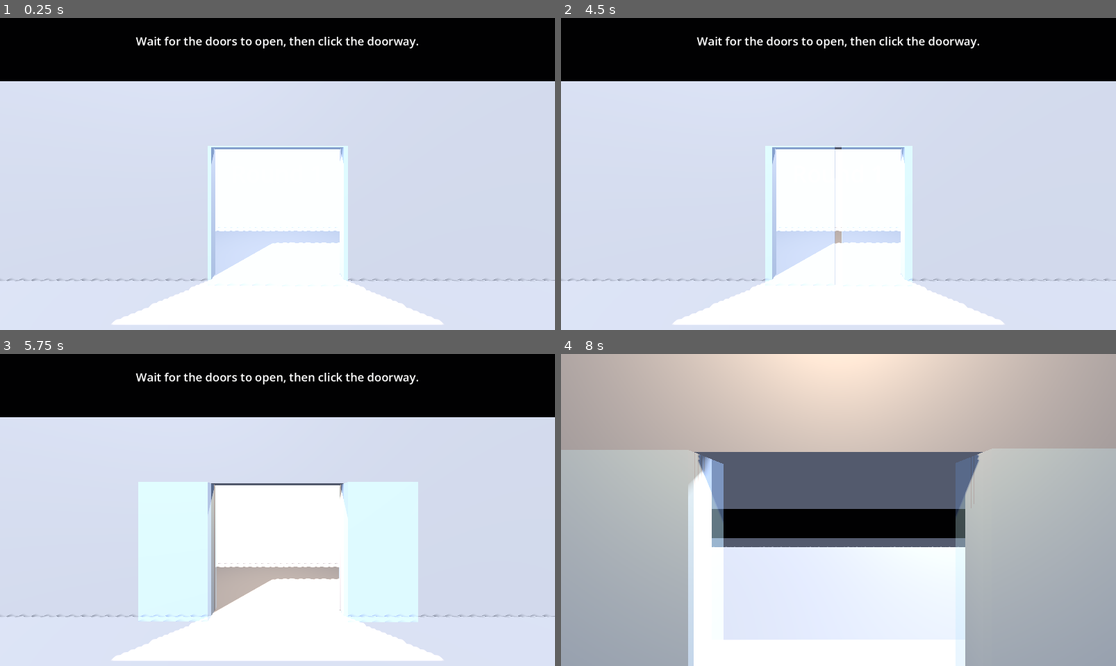
Above: before the commit, frames 1-4 (two rows, left to right).
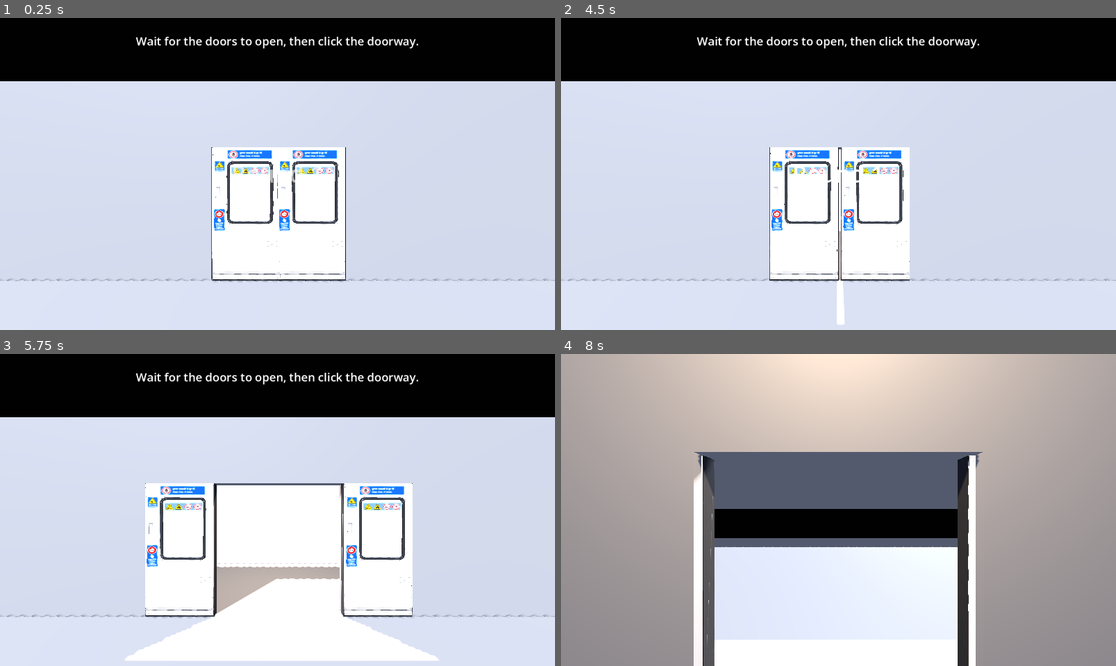
Above: after the commit, the same moments.

Repository: Vaibhav-hub123/DoorGambler
Game: Godot game, scene res://scenes/main.tscn
Two runs of this game, one before a commit and one after it. Both use one fixed random seed, a clock stepped at 60 frames per second and the inputs below.
Inputs (mouse positions are in pixels of both pictures, inside the frame that each line leads up to):
- Up to frame 1 (0.25 s): no input
- Up to frame 2 (4.5 s): move the mouse to (810, 236) at 0.52 s; click (810, 236) at 0.67 s; tap Enter at 1.25, 2, 2.75 s; move the mouse to (1005, 220) at 1.27 s; click (1005, 220) at 1.42 s; move the mouse to (672, 127) at 2.02 s; click (672, 127) at 2.17 s; move the mouse to (866, 174) at 2.77 s; click (866, 174) at 2.92 s; move the mouse to (755, 96) at 3.52 s; click (755, 96) at 3.67 s; tap Space at 4.25 s; move the mouse to (960, 158) at 4.27 s; click (960, 158) at 4.42 s
- Up to frame 3 (5.75 s): move the mouse to (166, 525) at 5.02 s; click (166, 525) at 5.17 s
- Up to frame 4 (8 s): tap Enter at 5.75 s; move the mouse to (894, 441) at 5.77 s; click (894, 441) at 5.92 s; tap Space at 6.5 s; move the mouse to (810, 572) at 6.52 s; click (810, 572) at 6.67 s; move the mouse to (1005, 556) at 7.27 s; click (1005, 556) at 7.42 s

The runs differ from the first frame. In frame 1, 11% of the frame differs, in the area x 20-80%, y 40-99%; in frame 2, 11%; in frame 3, 12%; in frame 4, 39%, in the area x 0-100%, y 30-100%.

Commit message:
something

Diff:
--- a/main.gd
+++ b/main.gd
@@ -56,12 +56,11 @@
 @export_group("Fault (round 2)")
 @export var fault_cycles_min := 5         # open+close cycles, picked once per run
 @export var fault_cycles_max := 10
-@export var fault_start_delay := 1.0
-@export var fault_move_time := 0.35       # fast doors
-@export var fault_open_min := 0.7
+@export var fault_start_delay := 1.0      # extra pause before the first cycle
+@export var fault_closed_min := 0.4       # doors stay shut for a random time in this range
+@export var fault_closed_max := 1.2
+@export var fault_open_min := 0.7         # ...and stay open for a random time in this range
 @export var fault_open_max := 1.5
-@export var fault_closed_min := 0.4
-@export var fault_closed_max := 1.2
 
 @onready var camera: Camera3D = $Camera3D
 @onready var train: Node3D = $Train
@@ -88,6 +87,7 @@
 var fault_cycles_left: int = 0
 var fault_over: bool = false              # the last cycle is done; waiting for the player to land
 var walk_tween: Tween
+var fault_tween: Tween
 var banner_tween: Tween
 var tunnel: Node3D
 var tunnel_lights: Array[MeshInstance3D] = []
@@ -123,14 +123,13 @@
 			run_door_cycle(delta)
 			check_doorway_crush()
 		Phase.FAULT:
-			if not fault_over:
-				run_door_cycle(delta)
-			check_doorway_crush()
+			check_doorway_crush()   # the fault doors run on their own tween
 		Phase.RIDING:
 			scroll_tunnel(delta)
 
 
 # ---------------------------------------------------------------- doors
+# The normal door cycle: closed, opening, open, closing, repeat.
 
 func run_door_cycle(delta: float) -> void:
 	door_timer -= delta
@@ -142,43 +141,27 @@
 	match door_state:
 		Door.CLOSED:
 			door_state = Door.OPENING
-			door_timer = move_time()
-			slide_doors(true, move_time())
+			door_timer = door_move_time
+			slide_doors(true)
 		Door.OPENING:
 			door_state = Door.OPEN
 			door_timer = open_hold()
 		Door.OPEN:
 			door_state = Door.CLOSING
-			door_timer = move_time()
-			slide_doors(false, move_time())
+			door_timer = door_move_time
+			slide_doors(false)
 		Door.CLOSING:
 			door_state = Door.CLOSED
-			door_timer = closed_hold()
+			door_timer = closed_time
+			# Doors just shut after the player boarded: the train leaves.
 			if phase == Phase.LEAVING:
-				# Doors just shut after the player boarded: the train leaves.
 				begin_departure()
-			elif phase == Phase.FAULT:
-				_on_fault_cycle_done()
-
-
-# The same door machine runs every phase. Only the timings change.
-
-func move_time() -> float:
-	return fault_move_time if phase == Phase.FAULT else door_move_time
 
 
 func open_hold() -> float:
 	if phase == Phase.LEAVING:
 		return leave_close_delay   # the player is aboard: close up quickly
-	if phase == Phase.FAULT:
-		return randf_range(fault_open_min, fault_open_max)
 	return randf_range(open_time_min, open_time_max)
-
-
-func closed_hold() -> float:
-	if phase == Phase.FAULT:
-		return randf_range(fault_closed_min, fault_closed_max)
-	return closed_time
 
 
 func slide_doors(open: bool, duration: float = -1.0) -> void:
@@ -459,22 +442,51 @@
 
 
 # ---------------------------------------------------------------- fault
-# Round 2, part 3: the doors open and close at random, 5 to 10 times. The
-# player can cross out and back in. After the last close the train leaves,
-# so the player must be aboard.
+# Round 2, part 3: the doors misbehave at random, 5 to 10 cycles. The player
+# can cross out and back in. After the last close the train leaves, so the
+# player must be aboard.
+#
+# Opening and closing motion stays consistent. Only the closed and open waits
+# vary, so the player cannot predict when the next movement will begin.
 
 func begin_fault() -> void:
 	phase = Phase.FAULT
 	fault_over = false
 	fault_cycles_left = randi_range(fault_cycles_min, fault_cycles_max)
 	door_state = Door.CLOSED
-	door_timer = fault_start_delay
 	update_label("Crossings: %d" % crossings)
+	_run_fault_cycle(fault_start_delay)
+
+
+func _run_fault_cycle(extra_wait: float = 0.0) -> void:
+	fault_tween = create_tween()
+	var t := fault_tween
+
+	# Shut for a random time.
+	t.tween_interval(extra_wait + randf_range(fault_closed_min, fault_closed_max))
+
+	# The doors always open fully at the normal, fixed movement speed.
+	_door_step(t, 1.0)
+	t.tween_interval(randf_range(fault_open_min, fault_open_max))
+
+	# Close fully at the same fixed movement speed.
+	_door_step(t, 0.0)
+	t.tween_callback(_on_fault_cycle_done)
+
+
+func _door_step(t: Tween, width: float) -> void:
+	# width: 0.0 = shut, 1.0 = fully open. Travel duration is always fixed.
+	t.tween_property(door_left, "position:x", lerpf(left_closed_x, left_open_x, width), door_move_time)
+	t.parallel().tween_property(door_right, "position:x", lerpf(right_closed_x, right_open_x, width), door_move_time)
 
 
 func _on_fault_cycle_done() -> void:
+	if failed:
+		return
 	fault_cycles_left -= 1
-	if fault_cycles_left <= 0:
+	if fault_cycles_left > 0:
+		_run_fault_cycle()
+	else:
 		fault_over = true
 		resolve_fault()
 
@@ -561,6 +573,9 @@
 	is_moving = false
 	if walk_tween and walk_tween.is_valid():
 		walk_tween.kill()
+	# Stop the fault doors too, or they would keep cycling behind the retry screen.
+	if fault_tween and fault_tween.is_valid():
+		fault_tween.kill()
 	update_label("%s  Crossings: %d" % [reason, crossings] + char(10) + "Click to retry")
 
 
--- a/scenes/main.tscn
+++ b/scenes/main.tscn
@@ -1,6 +1,7 @@
 [gd_scene format=3 uid="uid://cq521dy65wn1r"]
 
-[ext_resource type="Script" path="res://main.gd" id="1_o5qli"]
+[ext_resource type="Script" uid="uid://csuu0xqwrrtbb" path="res://main.gd" id="1_o5qli"]
+[ext_resource type="PackedScene" uid="uid://cbggxfvol8bej" path="res://assets/Meshy_AI_MetroRightDoorLowPoly_20261114_texture_fbx/Meshy_AI_MetroRightDoorLowPoly_20261114_texture_fbx/Meshy_AI_MetroRightDoorLowPoly_20261114_texture.fbx" id="2_right_door_model"]
 
 [sub_resource type="Environment" id="Environment_main"]
 background_mode = 1
@@ -23,13 +24,6 @@
 
 [sub_resource type="BoxMesh" id="BoxMesh_back"]
 size = Vector3(10, 3, 0.2)
-
-[sub_resource type="BoxMesh" id="BoxMesh_door"]
-size = Vector3(1, 2, 0.415)
-
-[sub_resource type="StandardMaterial3D" id="Material_glass_door"]
-transparency = 1
-albedo_color = Color(0.65, 0.82, 1, 0.3)
 
 [node name="Main" type="Node3D" unique_id=1411005492]
 script = ExtResource("1_o5qli")
@@ -78,13 +72,15 @@
 
 [node name="DoorLeft" type="MeshInstance3D" parent="Train" unique_id=1389175952]
 transform = Transform3D(1, 0, 0, 0, 1, 0, 0, 0, 1, -0.5, 1, 0.031838473)
-mesh = SubResource("BoxMesh_door")
-surface_material_override/0 = SubResource("Material_glass_door")
+
+[node name="ImportedDoorModel2" parent="Train/DoorLeft" unique_id=1808896327 instance=ExtResource("2_right_door_model")]
+transform = Transform3D(2.6789055, 0, 0, 0, 2.1003408, 0, 0, 0, 1, 0.029589653, 0, 0.028161526)
 
 [node name="DoorRight" type="MeshInstance3D" parent="Train" unique_id=1807624690]
 transform = Transform3D(1, 0, 0, 0, 1, 0, 0, 0, 1, 0.5, 1, 0.06)
-mesh = SubResource("BoxMesh_door")
-surface_material_override/0 = SubResource("Material_glass_door")
+
+[node name="ImportedDoorModel" parent="Train/DoorRight" unique_id=1854924912 instance=ExtResource("2_right_door_model")]
+transform = Transform3D(2.6789055, 0, 0, 0, 2.1003408, 0, 0, 0, 1, 0, 0, 0)
 
 [node name="PlatformSpot" type="Marker3D" parent="." unique_id=165085940]
 transform = Transform3D(1, 0, 0, 0, 1, 0, 0, 0, 1, 0, 1.6, 4)
